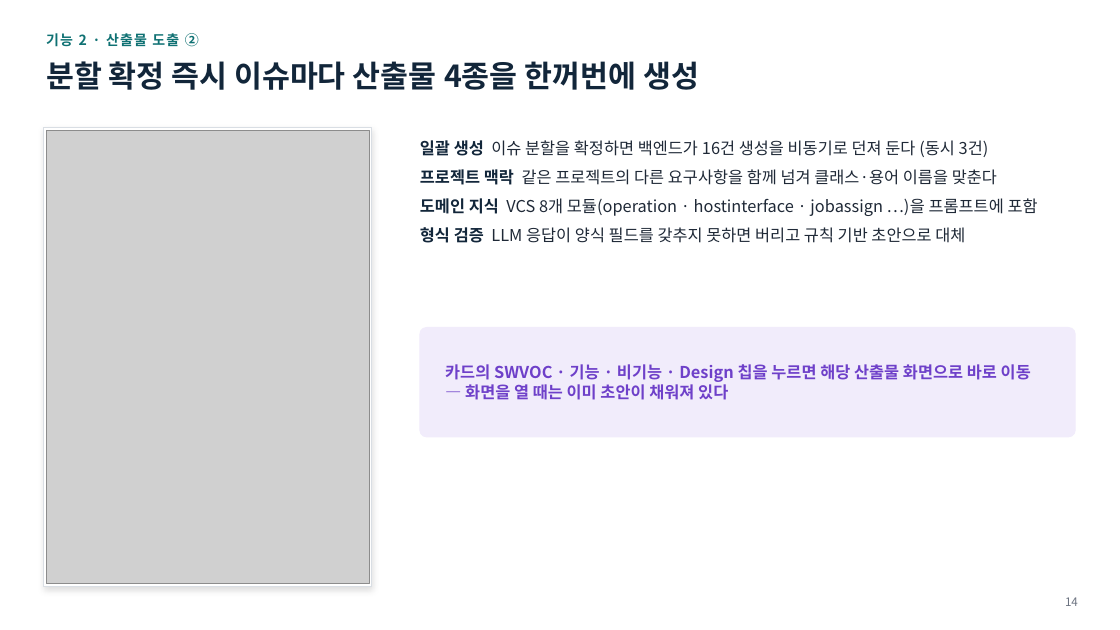
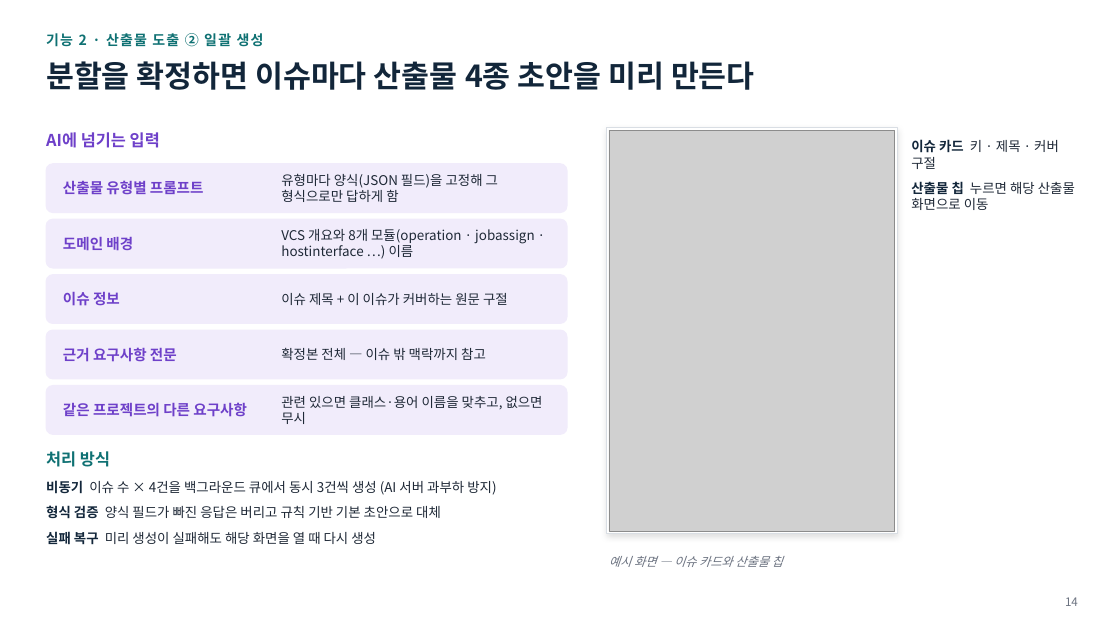
Before and after one commit to jihunhan98/semes-superrookie, a slide deck: slide 14 of docs/midterm/중간보고_요구사항자동화.pptx. Drawn at 1120x630 pixels with LibreOffice and Linux fonts; fonts in the diff are those of the drawing; grey boxes stand for pictures. Boxes give left, top, right and bottom in pixels: in the first picture for what was removed or moved away, otherwise in the second. Text is boxed around its words. In the diff, an @@ line names an element or a change of style, - is before the commit and + after.

```diff
--- a/docs/midterm/중간보고_요구사항자동화.pptx
+++ b/docs/midterm/중간보고_요구사항자동화.pptx
@@ text at [46,33,264,47]: text changed @@
-기능 2 · 산출물 도출 ②
+기능 2 · 산출물 도출 ② 일괄 생성
@@ text at [46,61,755,90]: text changed @@
-분할 확정 즉시 이슈마다 산출물 4종을 한꺼번에 생성
+분할을 확정하면 이슈마다 산출물 4종 초안을 미리 만든다
@@ text added at [46,132,160,148], 14 pt, text #6E40C9, bold @@
+AI에 넘기는 입력
@@ text removed at [420,140,1038,243] @@
-• 일괄 생성 이슈 분할을 확정하면 백엔드가 16건 생성을 비동기로 던져 둔다 (동시 3건)
-• 프로젝트 맥락 같은 프로젝트의 다른 요구사항을 함께 넘겨 클래스·용어 이름을 맞춘다
-• 도메인 지식 VCS 8개 모듈(operation · hostinterface · jobassign …)을 프롬프트에 포함
-• 형식 검증 LLM 응답이 양식 필드를 갖추지 못하면 버리고 규칙 기반 초안으로 대체
@@ rectangle: place and size @@
-rectangle at [44,128,372,586]
+rectangle at [607,128,897,534]
@@ picture: place and size @@
-picture at [46,130,370,584]
+picture at [609,130,895,531]
@@ text added at [911,139,1075,210], 11.5 pt, text #1F2937 @@
+• 이슈 카드 키 · 제목 · 커버 구절
+• 산출물 칩 누르면 해당 산출물 화면으로 이동
@@ rounded rectangle added at [46,164,567,213], fill #F1ECFB, outline #F1ECFB 1 pt @@
@@ text added at [281,173,498,202], 11.5 pt, text #1F2937 @@
+유형마다 양식(JSON 필드)을 고정해 그 형식으로만 답하게 함
@@ text added at [63,180,204,194], 12.5 pt, text #6E40C9, bold @@
+산출물 유형별 프롬프트
@@ rounded rectangle added at [46,219,567,268], fill #F1ECFB, outline #F1ECFB 1 pt @@
@@ text added at [63,237,133,251], 12.5 pt, text #6E40C9, bold @@
+도메인 배경
@@ text added at [281,229,535,257], 11.5 pt, text #1F2937 @@
+VCS 개요와 8개 모듈(operation · jobassign · hostinterface …) 이름
@@ rounded rectangle added at [46,275,567,323], fill #F1ECFB, outline #F1ECFB 1 pt @@
@@ text added at [63,292,120,306], 12.5 pt, text #6E40C9, bold @@
+이슈 정보
@@ text added at [281,293,508,305], 11.5 pt, text #1F2937 @@
+이슈 제목 + 이 이슈가 커버하는 원문 구절
@@ rounded rectangle added at [46,330,567,379], fill #F1ECFB, outline #F1ECFB 1 pt @@
@@ text added at [63,347,177,362], 12.5 pt, text #6E40C9, bold @@
+근거 요구사항 전문
@@ text added at [281,348,486,360], 11.5 pt, text #1F2937 @@
+확정본 전체 — 이슈 밖 맥락까지 참고
@@ rounded rectangle: place and size @@
-rounded rectangle at [420,328,1075,437]
+rounded rectangle at [46,386,567,434]
@@ rounded rectangle at [46,386,567,434]: proportions changed @@
@@ text removed at [445,364,1031,400] @@
-카드의 SWVOC · 기능 · 비기능 · Design 칩을 누르면 해당 산출물 화면으로 바로 이동 — 화면을 열 때는 이미 초안이 채워져 있다
@@ text added at [63,402,247,417], 12.5 pt, text #6E40C9, bold @@
+같은 프로젝트의 다른 요구사항
@@ text added at [281,396,543,424], 11.5 pt, text #1F2937 @@
+관련 있으면 클래스·용어 이름을 맞추고, 없으면 무시
@@ text added at [46,451,110,467], 14 pt, text #0F7173, bold @@
+처리 방식
@@ text added at [46,480,496,545], 11.5 pt, text #1F2937 @@
+• 비동기 이슈 수 × 4건을 백그라운드 큐에서 동시 3건씩 생성 (AI 서버 과부하 방지)
+• 형식 검증 양식 필드가 빠진 응답은 버리고 규칙 기반 기본 초안으로 대체
+• 실패 복구 미리 생성이 실패해도 해당 화면을 열 때 다시 생성
@@ text added at [609,556,783,567], 10.5 pt, text #6B7280, italic @@
+예시 화면 — 이슈 카드와 산출물 칩
```
Also in this commit, not shown: 4 other slides changed, 3 slides added, 4 slides removed.
